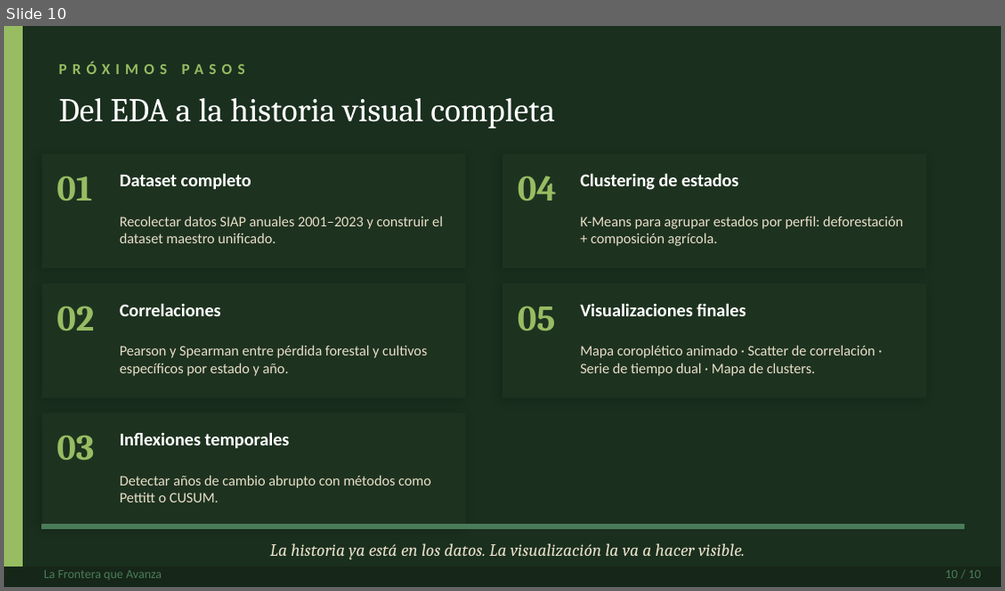
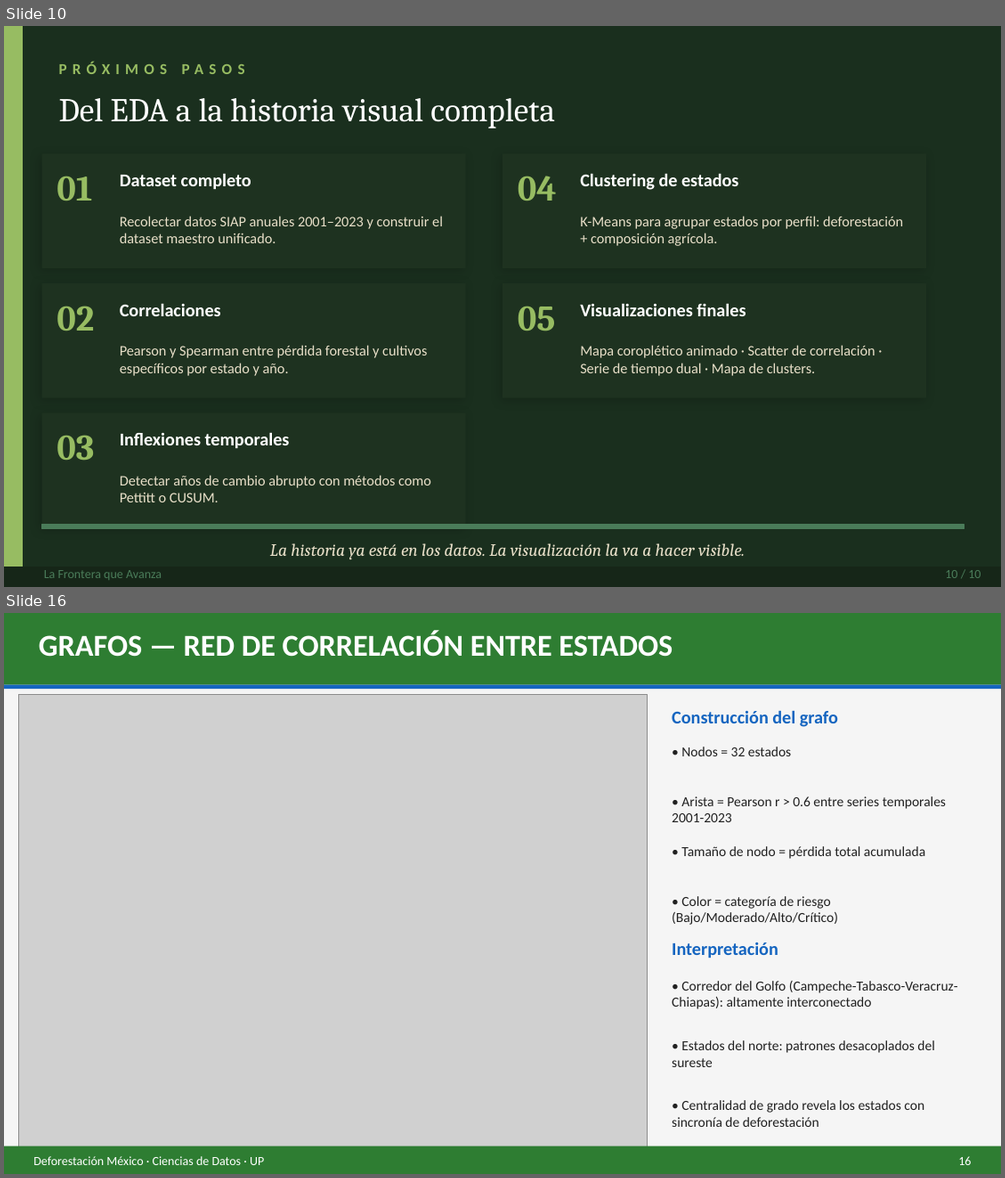
Before and after one commit to YahwthaniMG/Deforestacion_Mexico, a slide deck: Files/presentacion_deforestacion_mexico.pptx. Shown one above the other, each under a label of ours: slide 10 before the commit, slides 10 and 16 after it; the slides between them are not shown. The pictures are 1005x591 and 1005x1178 pixels, drawn with LibreOffice and Linux fonts; fonts in the diff are those of the drawing; grey boxes stand for pictures. Boxes give left, top, right and bottom in pixels: in the first picture for what was removed or moved away, otherwise in the second. Text is boxed around its words. In the diff, an @@ line names an element or a change of style, - is before the commit and + after.

```diff
--- a/Files/presentacion_deforestacion_mexico.pptx
+++ b/Files/presentacion_deforestacion_mexico.pptx
@@ slide 16 added at <box>4,613,1001,1174</box>, background #F5F5F5 @@
@@ rectangle added at <box>4,613,1001,685</box>, fill #2E7D32 @@
@@ text added at <box>39,631,672,657</box>, 22 pt, text #FFFFFF, bold @@
+GRAFOS — RED DE CORRELACIÓN ENTRE ESTADOS
@@ rectangle added at <box>4,685,1001,689</box>, fill #1565C0 @@
@@ picture added at <box>19,695,647,1153</box> @@
@@ text added at <box>672,710,838,727</box>, 13 pt, text #1565C0, bold @@
+Construcción del grafo
@@ text added at <box>681,747,791,756</box>, 10 pt, text #212121 @@
+• Nodos = 32 estados
@@ text added at <box>672,796,946,822</box>, 10 pt, text #212121 @@
+• Arista = Pearson r > 0.6 entre series temporales 2001-2023
@@ text added at <box>681,846,925,859</box>, 10 pt, text #212121 @@
+• Tamaño de nodo = pérdida total acumulada
@@ text added at <box>672,896,838,925</box>, 10 pt, text #212121 @@
+• Color = categoría de riesgo (Bajo/Moderado/Alto/Crítico)
@@ text added at <box>672,942,778,957</box>, 13 pt, text #1565C0, bold @@
+Interpretación
@@ text added at <box>672,981,958,1009</box>, 10 pt, text #212121 @@
+• Corredor del Golfo (Campeche-Tabasco-Veracruz-Chiapas): altamente interconectado
@@ text added at <box>672,1040,934,1067</box>, 10 pt, text #212121 @@
+• Estados del norte: patrones desacoplados del sureste
@@ text added at <box>672,1100,924,1127</box>, 10 pt, text #212121 @@
+• Centralidad de grado revela los estados con sincronía de deforestación
@@ rectangle added at <box>4,1145,1001,1173</box>, fill #2E7D32 @@
@@ text added at <box>33,1156,264,1165</box>, 9 pt, text #FFFFFF @@
+Deforestación México · Ciencias de Datos · UP
@@ text added at <box>958,1156,971,1165</box>, 9 pt, text #FFFFFF @@
+16
```
Also in this commit, not shown: 1 slide changed, 9 other slides added, 1 other file.
